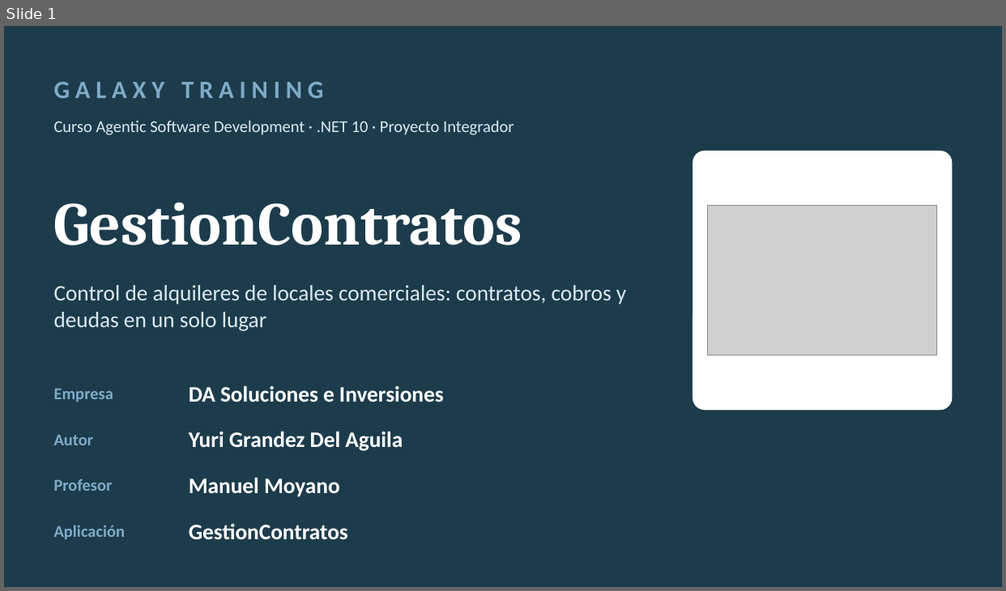
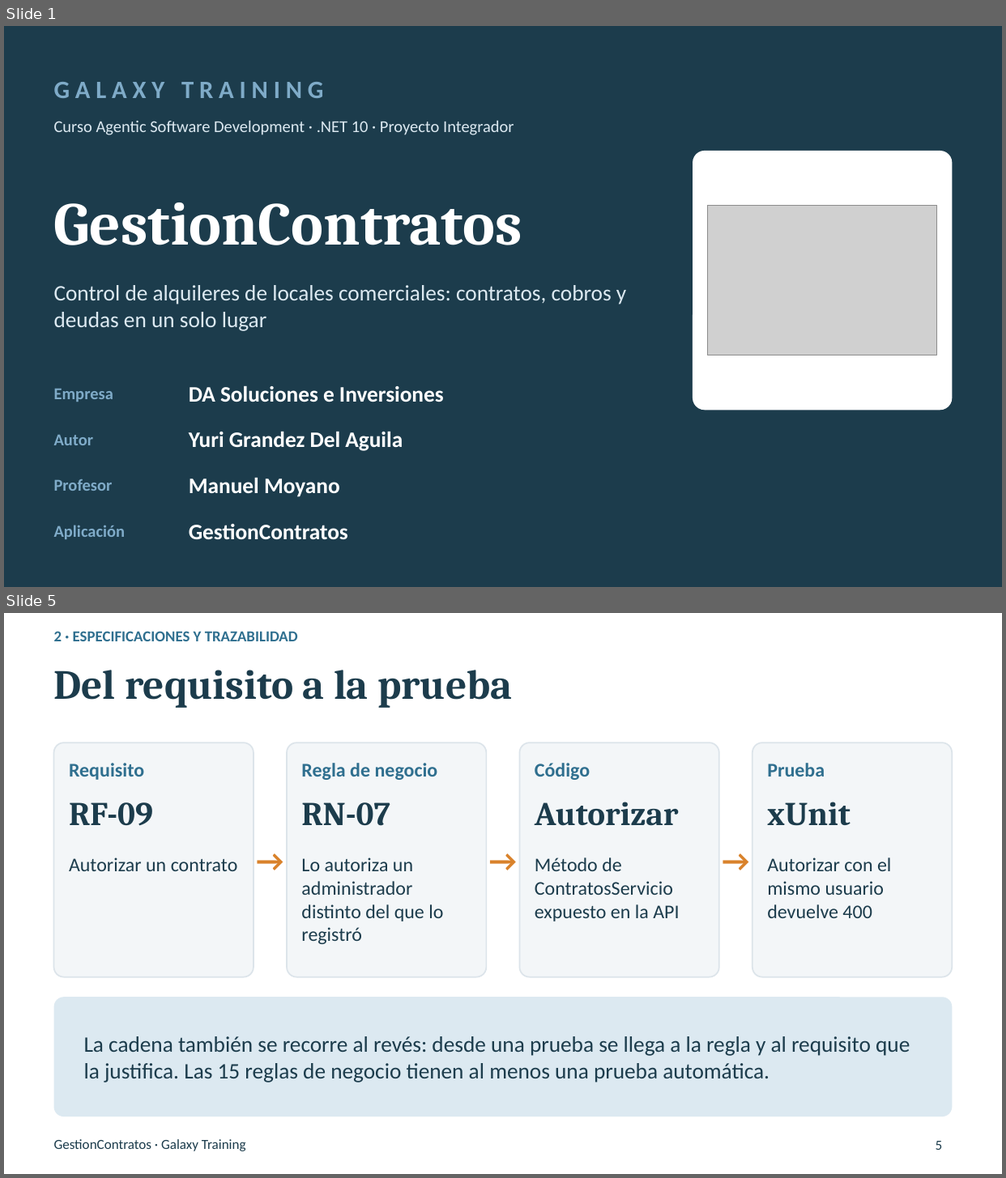
Before and after one commit to yurigrandez/ProyectoIntegrador, a slide deck: Presentacion/Presentacion_Final_GestionContratos.pptx. Shown one above the other, each under a label of ours: slide 1 before the commit, slides 1 and 5 after it; the slides between them are not shown. The pictures are 1006x591 and 1006x1178 pixels, drawn with LibreOffice and Linux fonts; fonts in the diff are those of the drawing; grey boxes stand for pictures; background and template pictures are left out. Boxes give left, top, right and bottom in pixels: in the first picture for what was removed or moved away, otherwise in the second. Text is boxed around its words. In the diff, an @@ line names an element or a change of style, - is before the commit and + after.

```diff
--- a/Presentacion/Presentacion_Final_GestionContratos.pptx
+++ b/Presentacion/Presentacion_Final_GestionContratos.pptx
@@ slide 5 added at bbox=[4, 613, 1002, 1174], background #FFFFFF @@
@@ text added at bbox=[54, 631, 298, 641], 11 pt, text #2F6F8F, bold @@
+2 · ESPECIFICACIONES Y TRAZABILIDAD
@@ title added at bbox=[54, 670, 512, 708], 30 pt, text #1C3C4C, bold @@
+Del requisito a la prueba
@@ rounded rectangle added at bbox=[54, 743, 253, 977], fill #F3F6F8, outline #DCE4EA 1 pt @@
@@ rounded rectangle added at bbox=[287, 743, 486, 977], fill #F3F6F8, outline #DCE4EA 1 pt @@
@@ rounded rectangle added at bbox=[520, 743, 719, 977], fill #F3F6F8, outline #DCE4EA 1 pt @@
@@ rounded rectangle added at bbox=[752, 743, 952, 977], fill #F3F6F8, outline #DCE4EA 1 pt @@
@@ text added at bbox=[69, 763, 144, 780], 14 pt, text #2F6F8F, bold @@
+Requisito
@@ text added at bbox=[301, 763, 438, 780], 14 pt, text #2F6F8F, bold @@
+Regla de negocio
@@ text added at bbox=[535, 763, 590, 780], 14 pt, text #2F6F8F, bold @@
+Código
@@ text added at bbox=[767, 763, 825, 777], 14 pt, text #2F6F8F, bold @@
+Prueba
@@ text added at bbox=[69, 803, 153, 826], 24 pt, text #1C3C4C, bold @@
+RF-09
@@ text added at bbox=[301, 803, 390, 826], 24 pt, text #1C3C4C, bold @@
+RN-07
@@ text added at bbox=[535, 802, 679, 826], 24 pt, text #1C3C4C, bold @@
+Autorizar
@@ text added at bbox=[767, 802, 850, 826], 24 pt, text #1C3C4C, bold @@
+xUnit
@@ text added at bbox=[253, 840, 287, 879], 22 pt, text #D9822B, bold @@
+→
@@ text added at bbox=[486, 840, 519, 879], 22 pt, text #D9822B, bold @@
+→
@@ text added at bbox=[719, 840, 752, 879], 22 pt, text #D9822B, bold @@
+→
@@ text added at bbox=[69, 858, 238, 871], 14 pt, text #1C3C4C @@
+Autorizar un contrato
@@ text added at bbox=[301, 858, 443, 944], 14 pt, text #1C3C4C @@
+Lo autoriza un administrador distinto del que lo registró
@@ text added at bbox=[535, 858, 679, 922], 14 pt, text #1C3C4C @@
+Método de ContratosServicio expuesto en la API
@@ text added at bbox=[767, 858, 891, 918], 14 pt, text #1C3C4C @@
+Autorizar con el mismo usuario devuelve 400
@@ rounded rectangle added at bbox=[54, 997, 952, 1117], fill #DCE9F1 @@
@@ text added at bbox=[84, 1037, 910, 1083], 16 pt, text #1C3C4C @@
+La cadena también se recorre al revés: desde una prueba se llega a la regla y al requisito que la justifica. Las 15 reglas de negocio tienen al menos una prueba automática.
@@ text added at bbox=[54, 1139, 246, 1152], 10 pt, text #1C3C4C @@
+GestionContratos · Galaxy Training
@@ page number added at bbox=[936, 1141, 943, 1150], 10 pt, text #1C3C4C @@
+5
```
Also in this commit, not shown: 10 slides changed, 3 other slides added, 1 slide removed.
